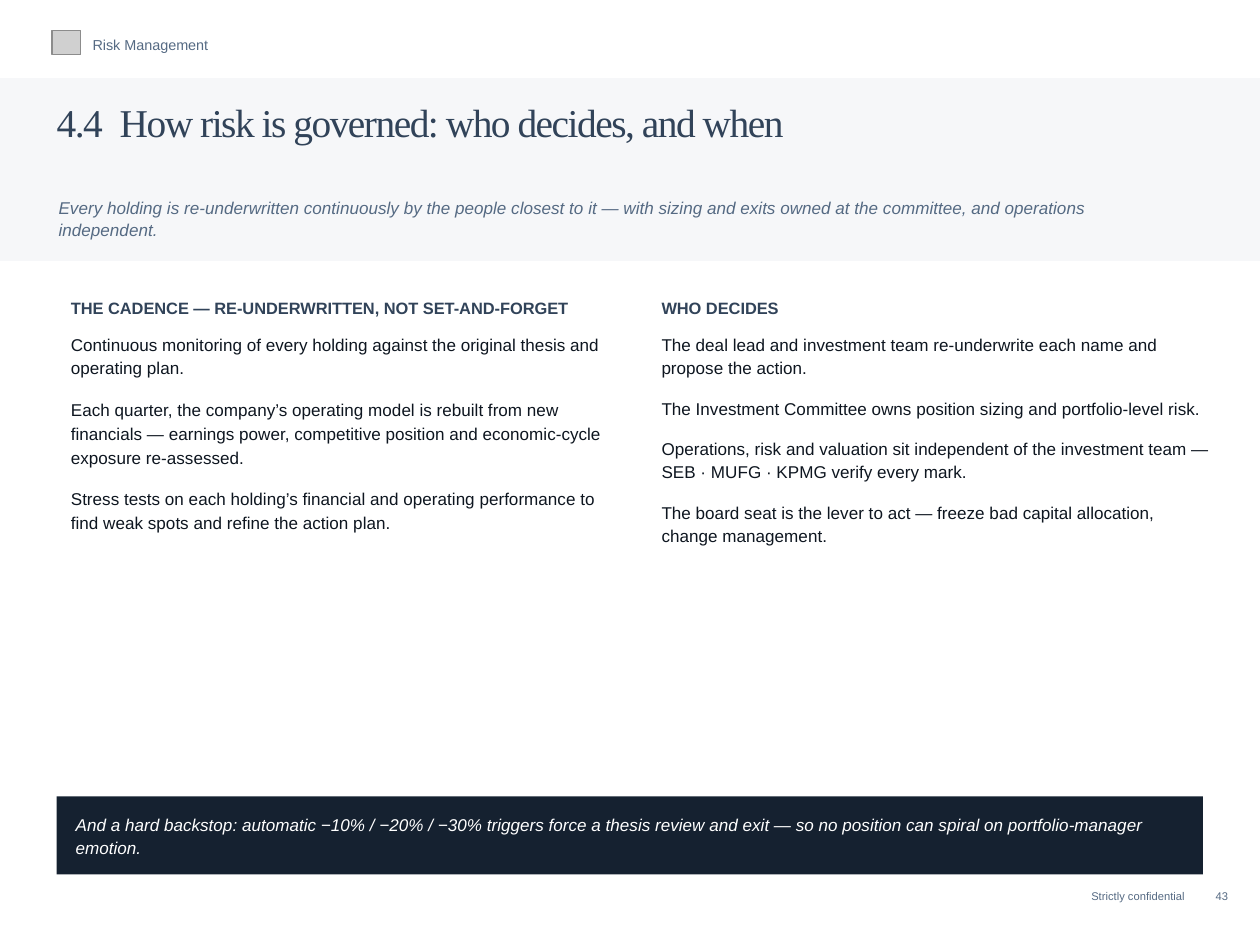
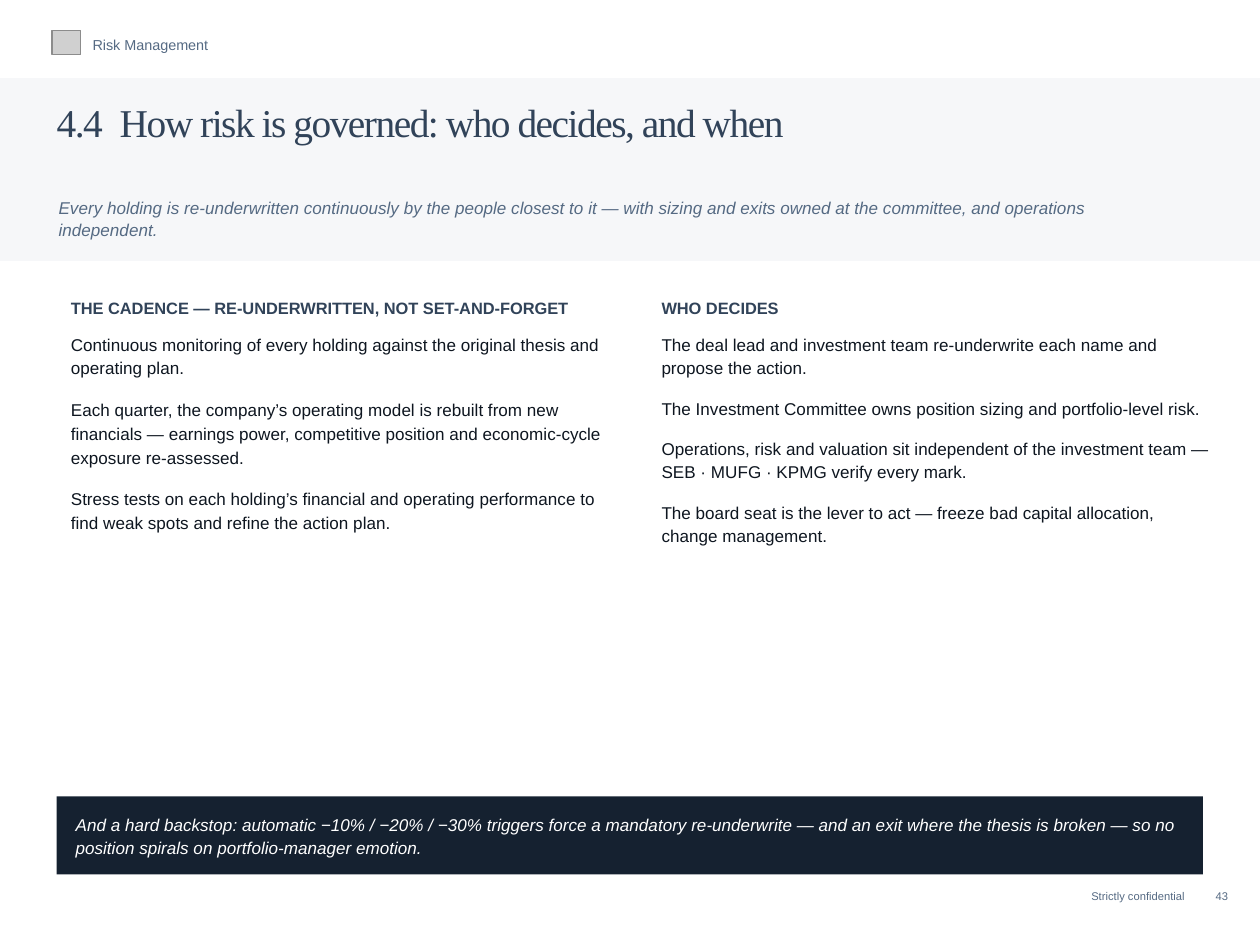
Before and after one commit to charette-lab/Claude, a slide deck: slide 46 of Athanase_Engaged_Ownership_Allocator_Deck.pptx. Drawn at 1260x945 pixels with LibreOffice and Linux fonts; fonts in the diff are those of the drawing; grey boxes stand for pictures. Boxes give left, top, right and bottom in pixels: in the first picture for what was removed or moved away, otherwise in the second. Text is boxed around its words. In the diff, an @@ line names an element or a change of style, - is before the commit and + after.

```diff
--- a/Athanase_Engaged_Ownership_Allocator_Deck.pptx
+++ b/Athanase_Engaged_Ownership_Allocator_Deck.pptx
@@ text at (x1=76, y1=818, x2=1174, y2=858): text changed @@
-And a hard backstop: automatic −10% / −20% / −30% triggers force a thesis review and exit — so no position can spiral on portfolio-manager emotion.
+And a hard backstop: automatic −10% / −20% / −30% triggers force a mandatory re-underwrite — and an exit where the thesis is broken — so no position spirals on portfolio-manager emotion.
```
Also in this commit, not shown: 6 other slides changed, 1 other file.
